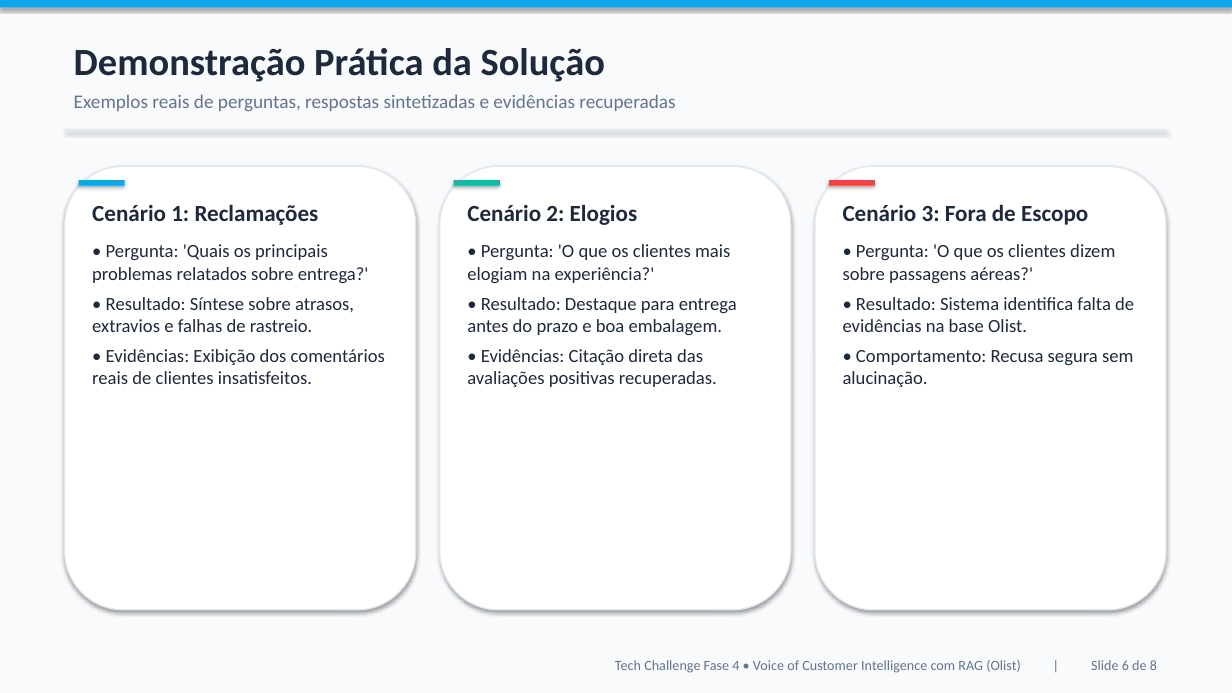
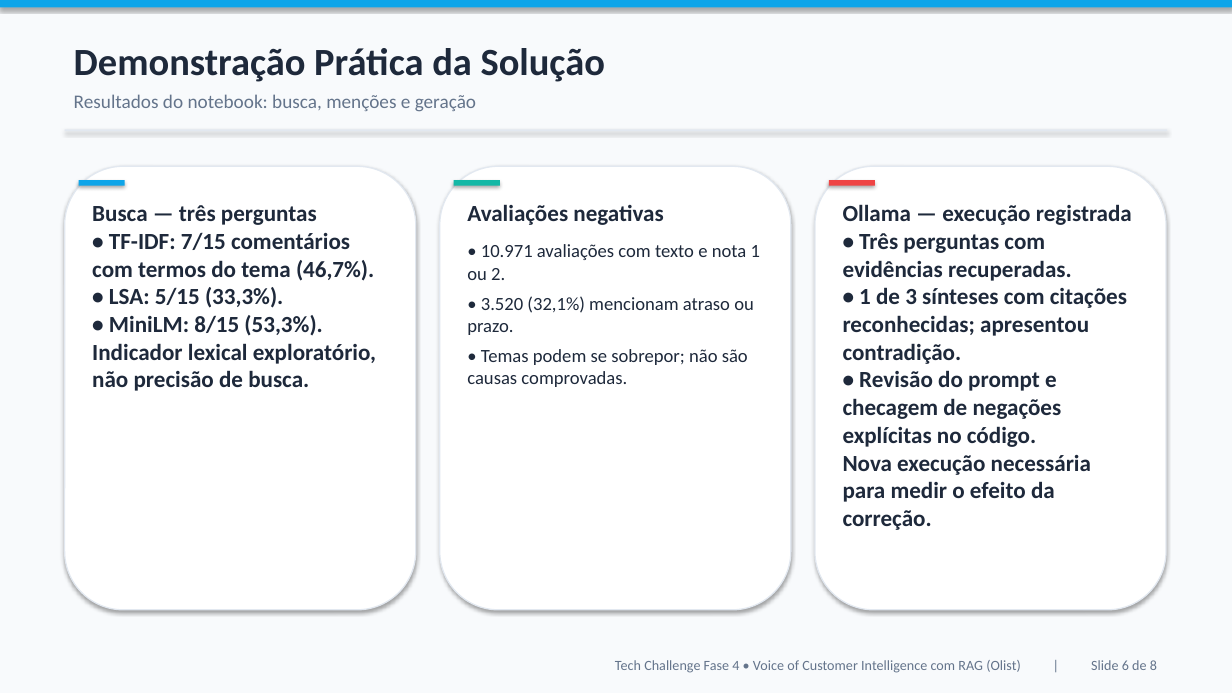
Before and after one commit to zv-bryan/FIAP-TECH-CHALLENGE-FASE-04, a slide deck: slide 6 of slides/TechChallenge_Fase4_RAG_Olist.pptx. Drawn at 1232x693 pixels with LibreOffice and Linux fonts; fonts in the diff are those of the drawing. Boxes give left, top, right and bottom in pixels: in the first picture for what was removed or moved away, otherwise in the second. Text is boxed around its words. In the diff, an @@ line names an element or a change of style, - is before the commit and + after.

```diff
--- a/slides/TechChallenge_Fase4_RAG_Olist.pptx
+++ b/slides/TechChallenge_Fase4_RAG_Olist.pptx
@@ text at (74,94,476,112): text changed @@
-Exemplos reais de perguntas, respostas sintetizadas e evidências recuperadas
+Resultados do notebook: busca, menções e geração
@@ text at (92,205,376,391): text changed; size 14.5 to 18 pt; bold on @@
-Cenário 1: Reclamações
-• Pergunta: 'Quais os principais problemas relatados sobre entrega?'
-• Resultado: Síntese sobre atrasos, extravios e falhas de rastreio.
-• Evidências: Exibição dos comentários reais de clientes insatisfeitos.
+Busca — três perguntas
+• TF-IDF: 7/15 comentários com termos do tema (46,7%).
+• LSA: 5/15 (33,3%).
+• MiniLM: 8/15 (53,3%).
+Indicador lexical exploratório, não precisão de busca.
@@ text at (467,204,760,387): text changed @@
-Cenário 2: Elogios
-• Pergunta: 'O que os clientes mais elogiam na experiência?'
-• Resultado: Destaque para entrega antes do prazo e boa embalagem.
-• Evidências: Citação direta das avaliações positivas recuperadas.
+Avaliações negativas
+• 10.971 avaliações com texto e nota 1 ou 2.
+• 3.520 (32,1%) mencionam atraso ou prazo.
+• Temas podem se sobrepor; não são causas comprovadas.
@@ text at (843,204,1132,530): text changed; size 14.5 to 18 pt; bold on @@
-Cenário 3: Fora de Escopo
-• Pergunta: 'O que os clientes dizem sobre passagens aéreas?'
-• Resultado: Sistema identifica falta de evidências na base Olist.
-• Comportamento: Recusa segura sem alucinação.
+Ollama — execução registrada
+• Três perguntas com evidências recuperadas.
+• 1 de 3 sínteses com citações reconhecidas; apresentou contradição.
+• Revisão do prompt e checagem de negações explícitas no código.
+Nova execução necessária para medir o efeito da correção.
```
Also in this commit, not shown: 3 other slides changed, 26 other files.
